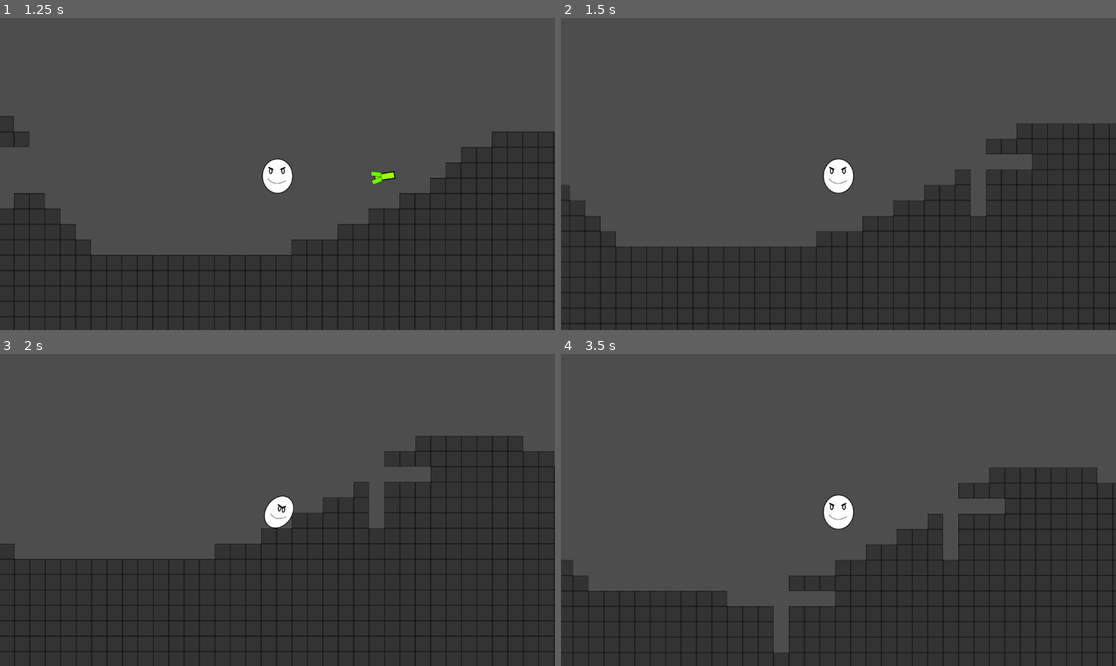
Above: before the commit, frames 1-4 (two rows, left to right).
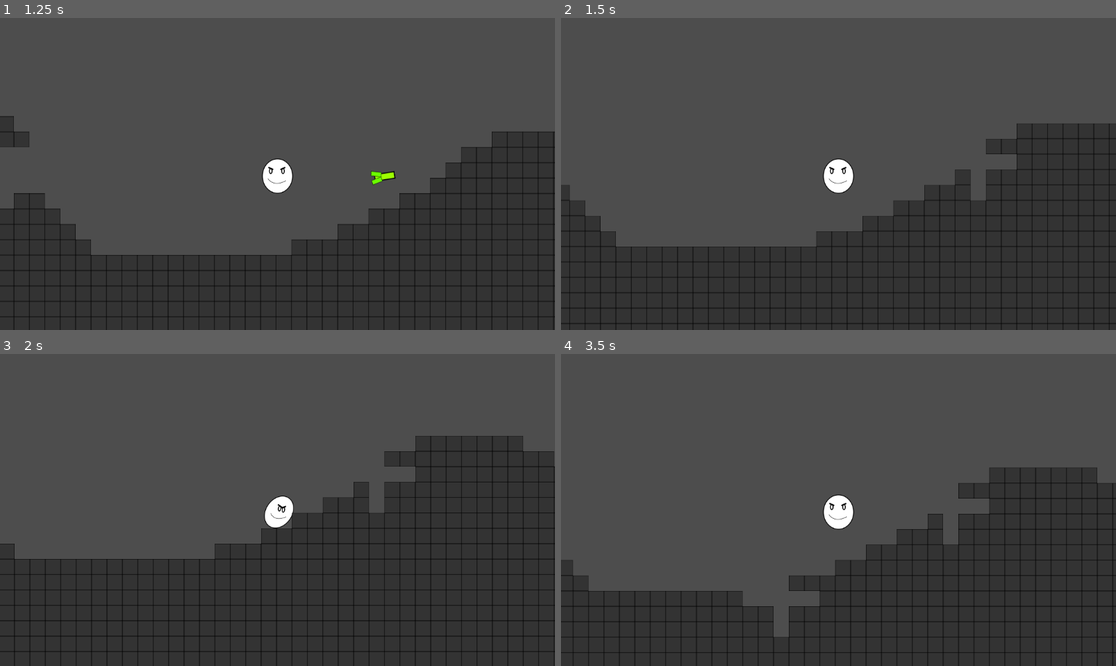
Above: after the commit, the same moments.

Repository: kurama65299-dev/RocketArena
Game: Godot game, scene res://scenes/game.tscn
Same seed, same stepped clock (60 frames per second), same inputs: the game is played once before the commit and once after it.
Inputs (mouse positions are in pixels of both pictures, inside the frame that each line leads up to):
- Up to frame 1 (1.25 s): move the mouse to (399, 158) at 0.52 s; hold Right (ui_right) from 0.53 s (still down); click (399, 158) at 0.67 s; tap Up (ui_up) at 0.77 s
- Up to frame 2 (1.5 s): keep holding Right (ui_right); move the mouse to (727, 189) at 1.27 s
- Up to frame 3 (2 s): keep holding Right (ui_right); tap Up (ui_up) at 1.52 s
- Up to frame 4 (3.5 s): move the mouse to (894, 441) at 2.02 s; release Right (ui_right) at 2.03 s; hold Left (ui_left) 2.03-2.78 s; move the mouse to (810, 572) at 2.77 s; hold Right (ui_right) from 2.78 s (still down); click (810, 572) at 2.92 s; tap Up (ui_up) at 3.02 s

Frame 1 is identical in both runs. In frame 2, 0.3% of the frame differs, in the area x 73-85%, y 43-64%; in frame 3, 0.3%; in frame 4, 0.7%, in the area x 29-80%, y 46-96%.

Commit message:
Rocket aoe reduced

Diff:
--- a/rocket.gd
+++ b/rocket.gd
@@ -1,7 +1,7 @@
 extends Node2D
 
 var speed = 1000
-var aoe = 3
+var aoe = 2
 var direction = null
 @onready var raycast: RayCast2D = $RayCast2D
 
